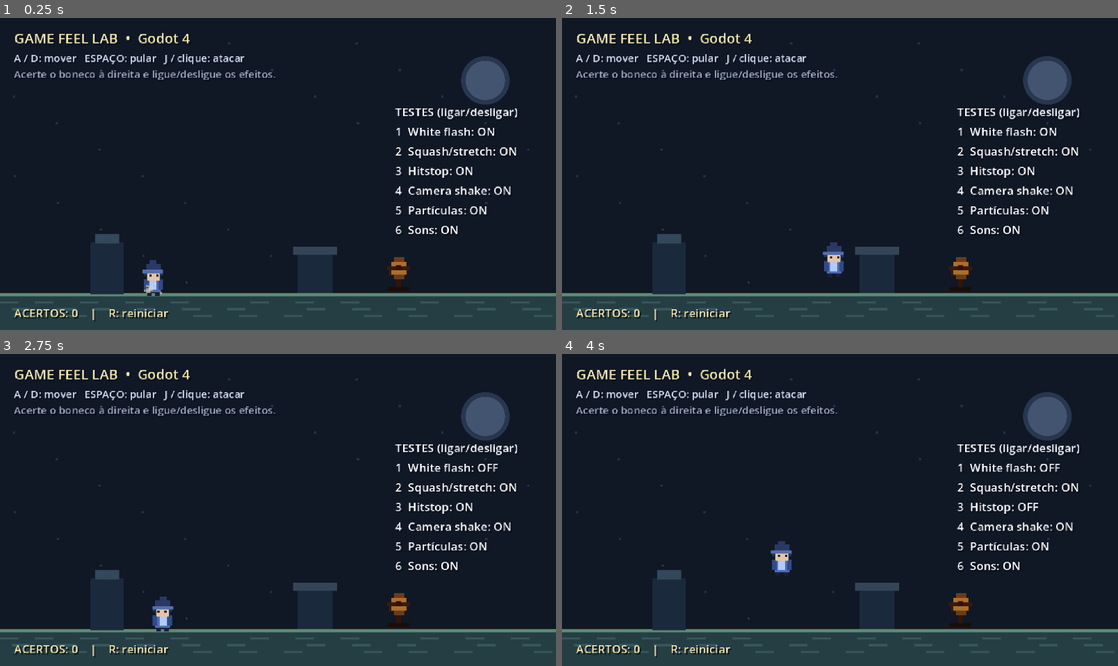
Above: before the commit, frames 1-4 (two rows, left to right).
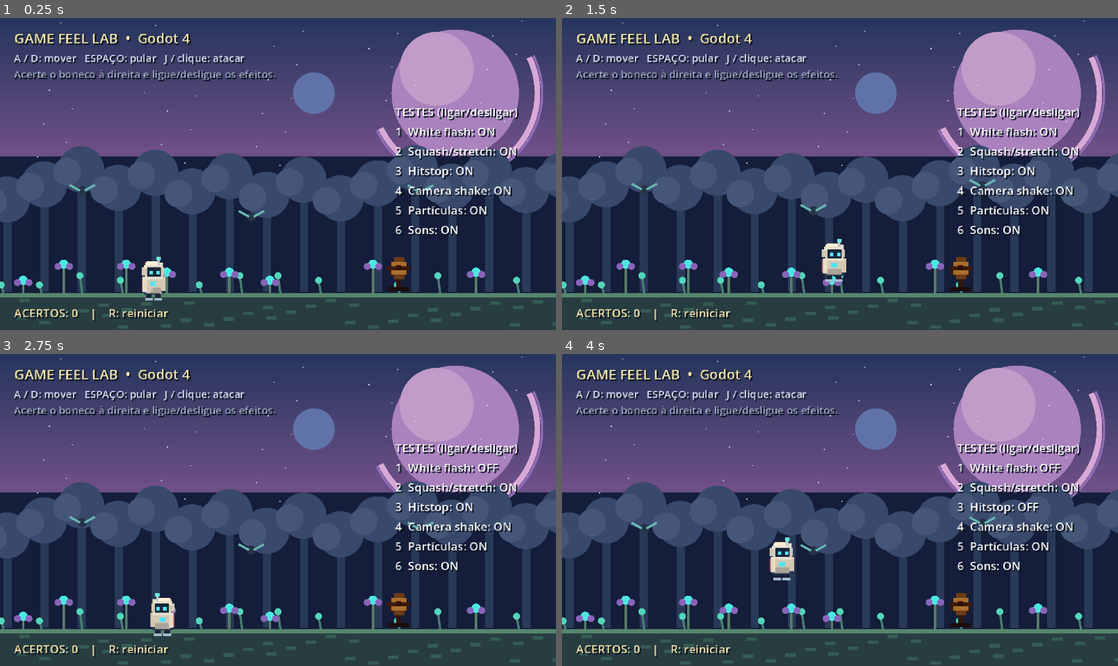
Above: after the commit, the same moments.

Repository: NathanMarts/game_feel_lab
Game: Godot game, scene res://main.tscn
Two runs of this game, one before a commit and one after it. Both use one fixed random seed, a clock stepped at 60 frames per second and the inputs below.
Inputs (mouse positions are in pixels of both pictures, inside the frame that each line leads up to):
- Up to frame 1 (0.25 s): no input
- Up to frame 2 (1.5 s): tap Enter at 0.5 s; move the mouse to (962, 158) at 0.52 s; hold D (move_right) 0.53-1.25 s; tap J (attack) at 0.6 s; click (962, 158) at 0.67 s; tap Space (jump) at 0.77 s; drag from (728, 189) to (812, 236) at 1.27 s
- Up to frame 3 (2.75 s): move the mouse to (333, 441) at 2.02 s; hold A (move_left) from 2.03 s (still down); tap 1 at 2.1 s
- Up to frame 4 (4 s): release A (move_left) at 2.75 s; drag from (812, 572) to (673, 463) at 2.77 s; move the mouse to (1006, 556) at 3.52 s; hold D (move_right) from 3.53 s (still down); tap 3 at 3.6 s; tap Space (jump) at 3.77 s

The runs differ from the first frame. In frame 1, 64% of the frame differs, in the area x 0-100%, y 0-100%; in frame 2, 64%; in frame 3, 64%; in frame 4, 64%.

Commit message:
feat: alien forest and grid-aligned traveler idle/walk animation

Diff:
--- a/main.gd
+++ b/main.gd
@@ -38,11 +38,16 @@
 var hitstop_running := false
 var time_since_start := 0.0
 var audio_nodes := {}
+var idle_frames: Array[Texture2D] = []
+var walk_frames: Array[Texture2D] = []
+var animation_clock: float = 0.0
+var alien_clock: float = 0.0
 
 func _ready() -> void:
 	randomize()
 	setup_input()
 	build_stage()
+	build_animation_frames()
 	build_characters()
 	build_camera()
 	build_audio()
@@ -90,7 +95,7 @@
 	player_visual.name = "VisualOnly_DoNotScaleCollision"
 	player.add_child(player_visual)
 	player_sprite = Sprite2D.new()
-	player_sprite.texture = create_player_texture()
+	player_sprite.texture = idle_frames[0]
 	player_sprite.texture_filter = CanvasItem.TEXTURE_FILTER_NEAREST
 	player_visual.add_child(player_sprite)
 
@@ -238,9 +243,18 @@
 
 func _process(delta: float) -> void:
 	time_since_start += delta
+	animation_clock += delta
+	alien_clock += delta
+	if player_sprite != null:
+		var moving: bool = absf(player.velocity.x) > 8.0 and player.is_on_floor()
+		var frames: Array[Texture2D] = walk_frames if moving else idle_frames
+		var fps: float = 10.0 if moving else 4.0
+		var index: int = int(floor(animation_clock * fps)) % frames.size()
+		player_sprite.texture = frames[index]
+	queue_redraw()
 	if shake_left > 0:
 		shake_left -= delta
-		var intensity: float = shake_strength * max(shake_left / shake_duration, 0)
+		var intensity: float = shake_strength * maxf(shake_left / shake_duration, 0.0)
 		camera.offset = Vector2(randf_range(-intensity, intensity), randf_range(-intensity, intensity))
 	else:
 		camera.offset = Vector2.ZERO
@@ -347,23 +361,43 @@
 	t.set_parallel(false)
 	t.tween_callback(label.queue_free)
 
-func create_player_texture() -> Texture2D:
-	var im := Image.create(24, 32, false, Image.FORMAT_RGBA8)
+# Character art is generated frame-by-frame on a strict 32x40 canvas.
+# All frames share an x=16 center line and y=38 ground baseline.
+func build_animation_frames() -> void:
+	for i in range(4):
+		idle_frames.append(draw_traveler_frame(i, false))
+	for i in range(6):
+		walk_frames.append(draw_traveler_frame(i, true))
+
+func draw_traveler_frame(frame: int, walking: bool) -> Texture2D:
+	var im := Image.create(32, 40, false, Image.FORMAT_RGBA8)
 	im.fill(Color.TRANSPARENT)
-	block(im, 7, 26, 4, 4, "#172036")
-	block(im, 14, 26, 4, 4, "#172036")
-	block(im, 6, 13, 13, 14, "#4e6db1")
-	block(im, 4, 16, 4, 9, "#324b87")
-	block(im, 17, 16, 4, 9, "#324b87")
-	block(im, 6, 5, 13, 12, "#203658")
-	block(im, 4, 8, 17, 5, "#203658")
-	block(im, 7, 10, 11, 7, "#e6c5a3")
-	block(im, 9, 12, 2, 2, "#172036")
-	block(im, 15, 12, 2, 2, "#172036")
-	block(im, 6, 3, 13, 5, "#293966")
-	block(im, 9, 0, 6, 5, "#293966")
-	block(im, 3, 8, 18, 3, "#556fac")
-	block(im, 9, 17, 6, 8, "#b0cbff")
+	var bob: int = (1 if frame == 2 else 0) if not walking else (1 if frame in [1, 4] else 0)
+	var stride: int = [0, 3, 5, 0, -5, -3][frame] if walking else 0
+	# Boots and articulated legs: both stay within the same fixed cell.
+	block(im, 10 - stride / 2, 31 + bob, 5, 6, "#202338")
+	block(im, 18 + stride / 2, 31 + bob, 5, 6, "#202338")
+	block(im, 9 - stride / 2, 36 + bob, 7, 2, "#a3bdd0")
+	block(im, 17 + stride / 2, 36 + bob, 7, 2, "#a3bdd0")
+	# Traveler's off-white cloak, backpack and blue energy clasp.
+	block(im, 8, 17 + bob, 17, 16, "#293952")
+	block(im, 6, 19 + bob, 6, 11, "#a45165")
+	block(im, 10, 18 + bob, 13, 14, "#d2c9b2")
+	block(im, 10, 27 + bob, 13, 5, "#aaa397")
+	block(im, 7, 18 + bob, 4, 13, "#e9dcc5")
+	block(im, 23, 18 + bob, 4, 12, "#d6c8b2")
+	block(im, 14, 22 + bob, 5, 4, "#4ee2f7")
+	# Helmet silhouette is identical across both animation cycles.
+	block(im, 9, 6 + bob, 16, 14, "#e6dfcc")
+	block(im, 6, 10 + bob, 20, 7, "#d2c9b2")
+	block(im, 11, 10 + bob, 12, 8, "#17263b")
+	block(im, 13, 13 + bob, 3, 3, "#56eaff")
+	block(im, 19, 13 + bob, 3, 3, "#56eaff")
+	block(im, 10, 5 + bob, 10, 3, "#faf0d7")
+	block(im, 8, 8 + bob, 3, 3, "#ece3d1")
+	# Tiny antenna / planetary signal.
+	block(im, 20, 3 + bob, 2, 5, "#b7c9d3")
+	block(im, 19, 1 + bob, 4, 3, "#6aefdc")
 	return ImageTexture.create_from_image(im)
 
 func create_dummy_texture() -> Texture2D:
@@ -382,20 +416,54 @@
 func block(img: Image, x: int, y: int, w: int, h: int, hex: String) -> void:
 	img.fill_rect(Rect2i(x, y, w, h), Color(hex))
 
+# Alien forest: deterministic pixel layers, designed for future parallax extraction.
 func _draw() -> void:
-	draw_rect(Rect2(0, 0, 480, 270), Color("#101725"))
-	for i in 25:
-		var x := (i * 37 + 11) % 480
-		var y := (i * 23 + 67) % 230
-		draw_rect(Rect2(x, y, 2, 2), Color("#243147"))
-	draw_rect(Rect2(0, 238, 480, 32), Color("#253e44"))
-	draw_rect(Rect2(0, 238, 480, 3), Color("#5c8b72"))
-	for i in 32:
-		var x := (i * 49) % 480
-		draw_rect(Rect2(x, 245 + (i % 3) * 6, 16, 2), Color("#36565a"))
-	draw_rect(Rect2(78, 194, 29, 45), Color("#1a293b"))
-	draw_rect(Rect2(82, 187, 21, 8), Color("#32495c"))
-	draw_rect(Rect2(257, 202, 30, 36), Color("#1a293b"))
-	draw_rect(Rect2(253, 198, 38, 7), Color("#344557"))
-	draw_circle(Vector2(419, 54), 21, Color("#28364f"))
-	draw_circle(Vector2(419, 54), 17, Color("#435471"))
+	draw_rect(Rect2(0, 0, 480, 270), Color("#141d39"))
+	# Nebula gradient bands.
+	for band in range(15):
+		var tint: Color = Color("#27365c").lerp(Color("#74518a"), float(band) / 15.0)
+		draw_rect(Rect2(0, band * 8, 480, 8), tint)
+	# Huge ringed planet and a second moon.
+	draw_arc(Vector2(393, 65), 71.0, -0.45, 2.7, 96, Color("#d8a8d6"), 5.0)
+	draw_arc(Vector2(393, 65), 75.0, -0.45, 2.7, 96, Color("#916db8"), 2.0)
+	draw_circle(Vector2(393, 65), 55.0, Color("#aa82be"))
+	draw_circle(Vector2(377, 44), 32.0, Color("#c29bc8"))
+	draw_circle(Vector2(271, 65), 18.0, Color("#6073a8"))
+	for i in range(47):
+		var sx: float = float((i * 97 + 27) % 480)
+		var sy: float = float((i * 47 + 17) % 132)
+		draw_rect(Rect2(sx, sy, 1, 1), Color("#c6dbed"))
+	# Far-away silhouettes: layered canopy, giant stalks and vegetation.
+	for i in range(18):
+		var fx: float = float(i * 32 - 10)
+		var h: float = float(22 + (i * 13) % 29)
+		draw_rect(Rect2(fx + 13, 185 - h, 7, h + 52), Color("#293a58"))
+		draw_circle(Vector2(fx + 16, 179 - h), 20.0, Color("#38496b"))
+		draw_circle(Vector2(fx + 4, 181 - h), 12.0, Color("#455679"))
+	# Front foliage: overgrown platform, luminous spores, mushrooms.
+	draw_rect(Rect2(0, 238, 480, 32), Color("#283d41"))
+	draw_rect(Rect2(0, 238, 480, 4), Color("#56866e"))
+	for i in range(36):
+		var px: float = float((i * 71 + 17) % 480)
+		var py: float = float(243 + (i * 13) % 24)
+		draw_rect(Rect2(px, py, 9, 3), Color("#345c56"))
+	for i in range(12):
+		var x: float = float((i * 103 + 36) % 480)
+		var height: float = float(7 + (i % 3) * 4)
+		draw_line(Vector2(x, 238), Vector2(x - 2, 238 - height), Color("#477d72"), 2.0)
+		draw_circle(Vector2(x - 2, 238 - height), 3.0, Color("#53d6ba"))
+	# Bioluminescent insect-flowers.
+	for i in range(8):
+		var px: float = float((i * 89 + 55) % 480)
+		var py: float = float(213 + (i % 3) * 7)
+		draw_line(Vector2(px, 238), Vector2(px, py), Color("#587f69"), 2.0)
+		draw_circle(Vector2(px, py), 4.0, Color("#4ce7e3"))
+		draw_circle(Vector2(px - 5, py + 2), 3.0, Color("#8964ba"))
+		draw_circle(Vector2(px + 5, py + 2), 3.0, Color("#8964ba"))
+	# Creature silhouettes in the background: dragonfly-insects.
+	for i in range(3):
+		var ix: float = 71.0 + float(i * 146)
+		var iy: float = 148.0 + float(i % 2) * 21.0 + sin(alien_clock * 2.0 + i) * 3.0
+		draw_circle(Vector2(ix, iy), 4.0, Color("#263448"))
+		draw_line(Vector2(ix - 2, iy), Vector2(ix - 11, iy - 5), Color("#67b7b1"), 2.0)
+		draw_line(Vector2(ix + 2, iy), Vector2(ix + 11, iy - 5), Color("#67b7b1"), 2.0)
